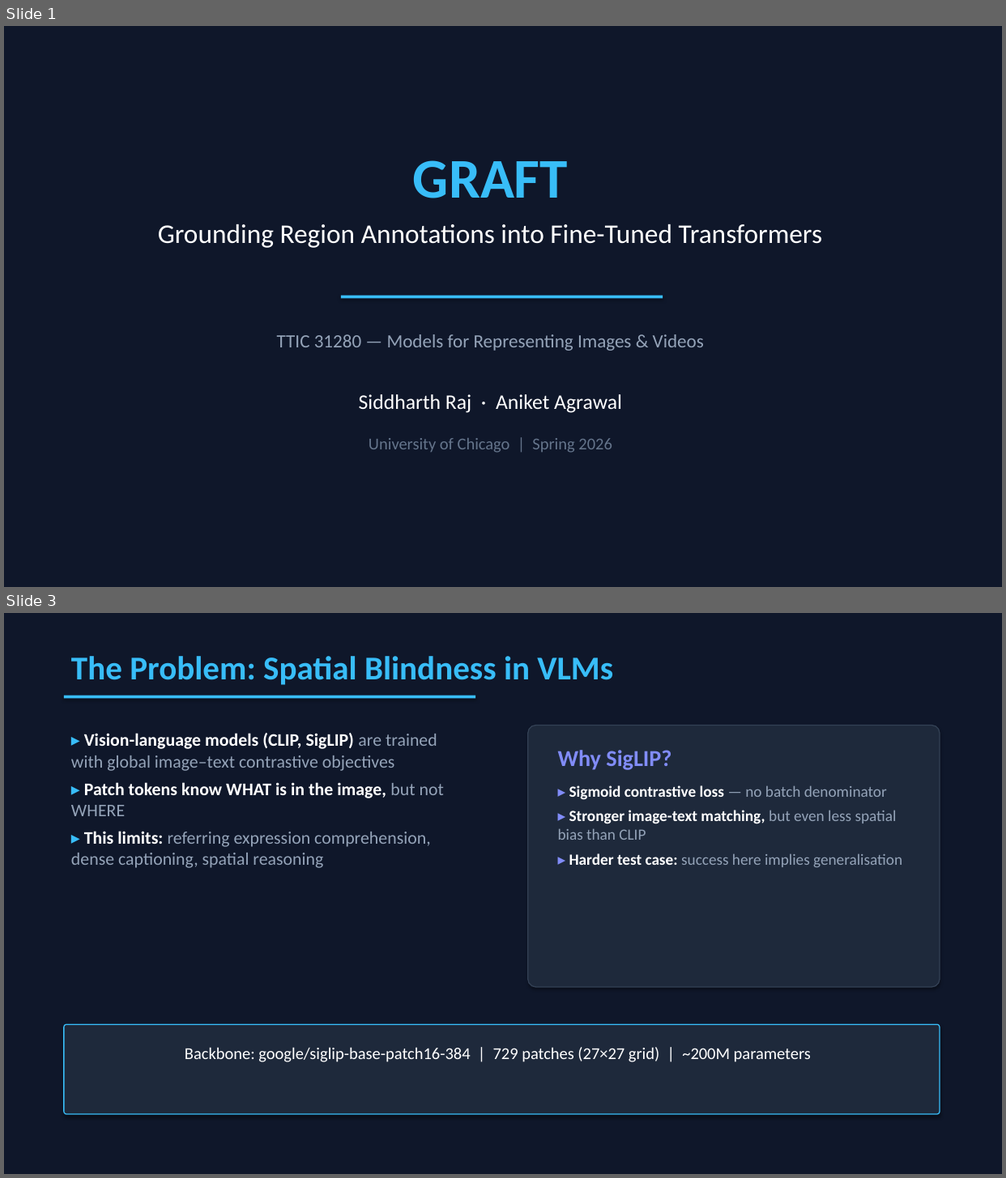
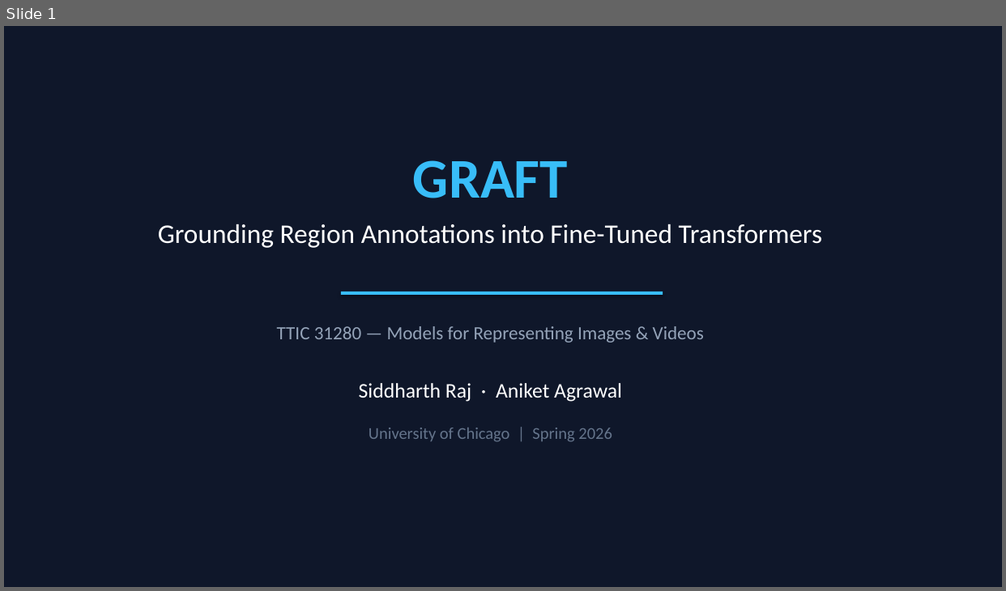
Before and after one commit to Ani0202/region-grounded, a slide deck: presentation/graft_presentation.pptx. Shown one above the other, each under a label of ours: slides 1 and 3 before the commit, slide 1 after it; the slides between them are not shown. The pictures are 1006x1178 and 1006x591 pixels, drawn with LibreOffice and Linux fonts; fonts in the diff are those of the drawing. Boxes give left, top, right and bottom in pixels: in the first picture for what was removed or moved away, otherwise in the second. Text is boxed around its words. In the diff, an @@ line names an element or a change of style, - is before the commit and + after.

```diff
--- a/presentation/graft_presentation.pptx
+++ b/presentation/graft_presentation.pptx
@@ slide 3 removed at (4,613,1002,1174), background #0F172A @@
@@ text removed at (71,656,613,685) @@
-The Problem: Spatial Blindness in VLMs
@@ rectangle removed at (64,696,475,698) @@
@@ text removed at (71,733,444,868) @@
-▸ Vision-language models (CLIP, SigLIP) are trained with global image–text contrastive objectives
-▸ Patch tokens know WHAT is in the image, but not WHERE
-▸ This limits: referring expression comprehension, dense captioning, spatial reasoning
@@ rounded rectangle removed at (528,726,940,987) @@
@@ text removed at (558,750,671,770) @@
-Why SigLIP?
@@ text removed at (558,786,902,867) @@
-▸ Sigmoid contrastive loss — no batch denominator
-▸ Stronger image-text matching, but even less spatial bias than CLIP
-▸ Harder test case: success here implies generalisation
@@ rounded rectangle removed at (64,1024,940,1114) @@
@@ text removed at (185,1047,811,1063) @@
-Backbone: google/siglip-base-patch16-384 | 729 patches (27×27 grid) | ~200M parameters
@@ slide 1 changed as well @@
@@ rectangle: place and size @@
-rectangle at (341,296,663,298)
+rectangle at (341,292,663,295)
@@ text "TTIC 31280 — Models for ...": place and size @@
-text "TTIC 31280 — Models for ..." at (277,335,704,351)
+text "TTIC 31280 — Models for ..." at (277,327,704,343)
@@ text "Siddharth Raj · Aniket Agrawal": place and size @@
-text "Siddharth Raj · Aniket Agrawal" at (359,395,622,413)
+text "Siddharth Raj · Aniket Agrawal" at (359,383,622,402)
@@ text "University of Chicago | Spring ...": place and size @@
-text "University of Chicago | Spring ..." at (368,438,612,453)
+text "University of Chicago | Spring ..." at (368,428,612,442)
```
Also in this commit, not shown: 9 other slides changed, 6 slides added, 3 other slides removed, 1 other file.
